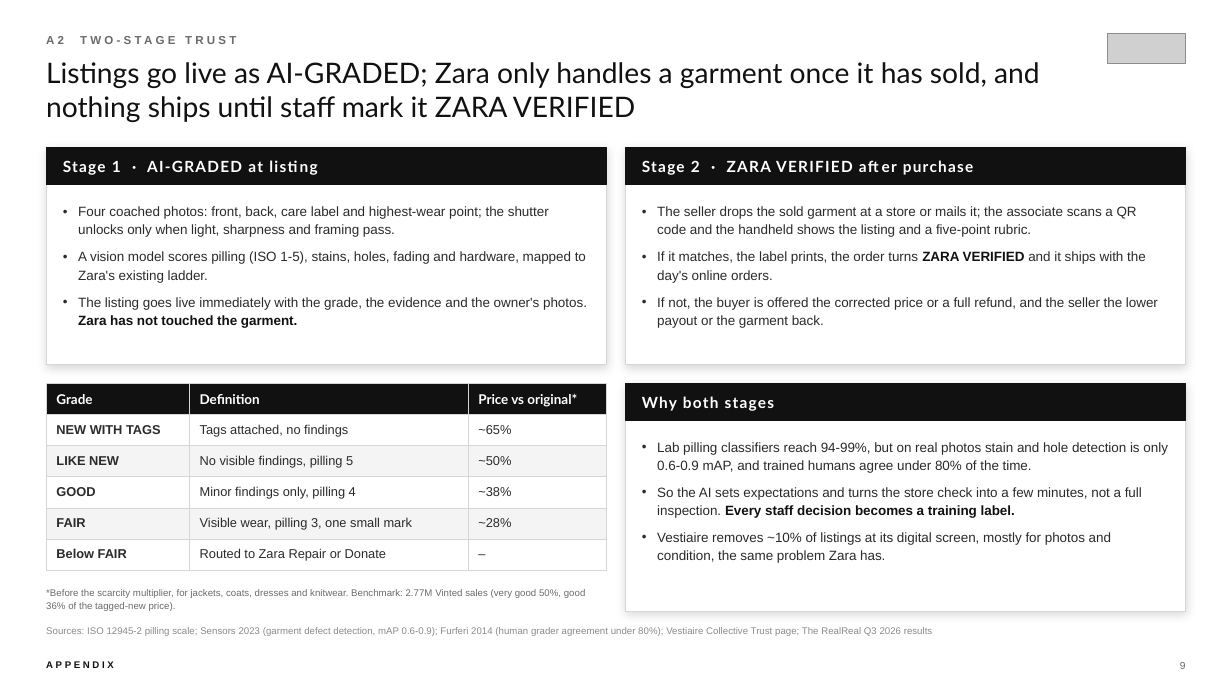
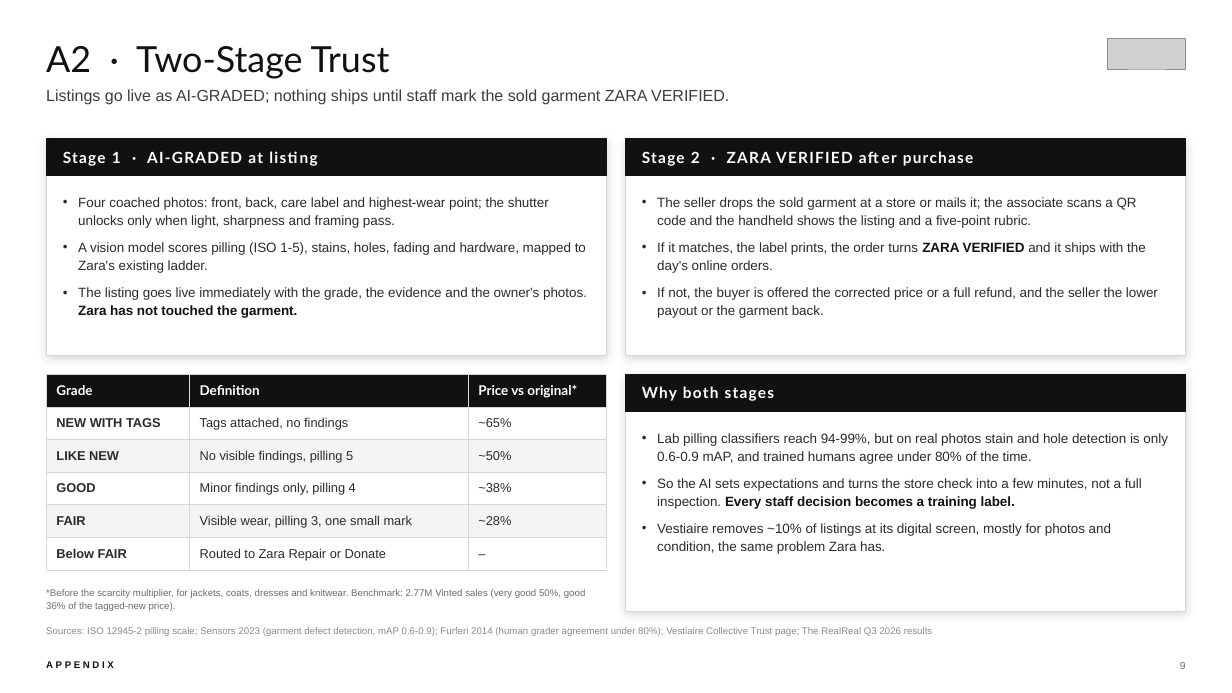
Before and after one commit to aryaKanna09/sparta-state-engine, a slide deck: slide 9 of zara-case-mockup/deck/ZARA_ReLoop_Deck.pptx. Drawn at 1232x693 pixels with LibreOffice and Linux fonts; fonts in the diff are those of the drawing; grey boxes stand for pictures. Boxes give left, top, right and bottom in pixels: in the first picture for what was removed or moved away, otherwise in the second. Text is boxed around its words. In the diff, an @@ line names an element or a change of style, - is before the commit and + after.

```diff
--- a/zara-case-mockup/deck/ZARA_ReLoop_Deck.pptx
+++ b/zara-case-mockup/deck/ZARA_ReLoop_Deck.pptx
@@ text "A2 · Two-Stage Trust" at (x1=46, y1=46, x2=390, y2=79): vertical alignment top to bottom @@
@@ text at (x1=46, y1=46, x2=390, y2=79): text changed; size 9 to 28 pt; font Arial to Lato; text colour #6B6B6B to #111111; bold off @@
-A2 TWO-STAGE TRUST
+A2 · Two-Stage Trust
@@ picture moved from (x1=1107, y1=33, x2=1186, y2=64) to (x1=1107, y1=39, x2=1186, y2=69) @@
@@ text at (x1=46, y1=89, x2=729, y2=105): text changed; size 22 to 12.5 pt; font Lato to Arial; text colour #111111 to #3D3D3D @@
-Listings go live as AI-GRADED; Zara only handles a garment once it has sold, and nothing ships until staff mark it ZARA VERIFIED
+Listings go live as AI-GRADED; nothing ships until staff mark the sold garment ZARA VERIFIED.
@@ table resized from (x1=46, y1=384, x2=607, y2=565) to (x1=46, y1=374, x2=607, y2=564) @@
@@ 5 texts, 5 rectangles moved together from (x1=46, y1=148, x2=1187, y2=421) to (x1=46, y1=139, x2=1187, y2=411) @@
@@ rectangle resized from (x1=626, y1=384, x2=1187, y2=612) to (x1=626, y1=374, x2=1187, y2=612) @@
@@ text "Lab pilling classifiers reach 94-99%, ..." moved from (x1=657, y1=442, x2=1168, y2=563) to (x1=657, y1=433, x2=1168, y2=554) @@
```
Also in this commit, not shown: 17 other slides changed, 3 other files.
